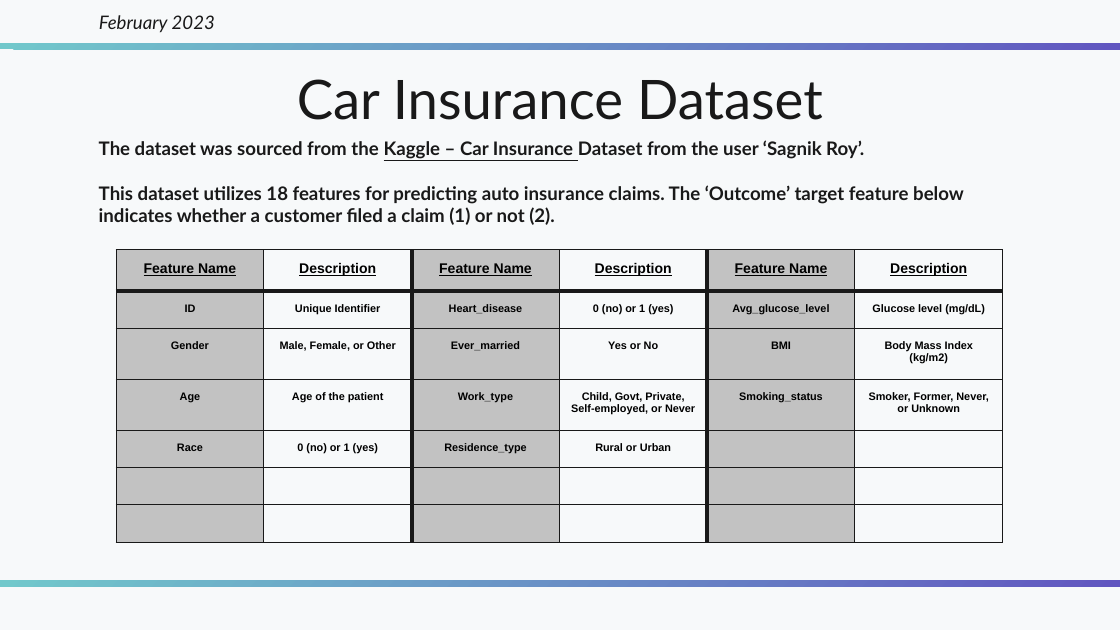
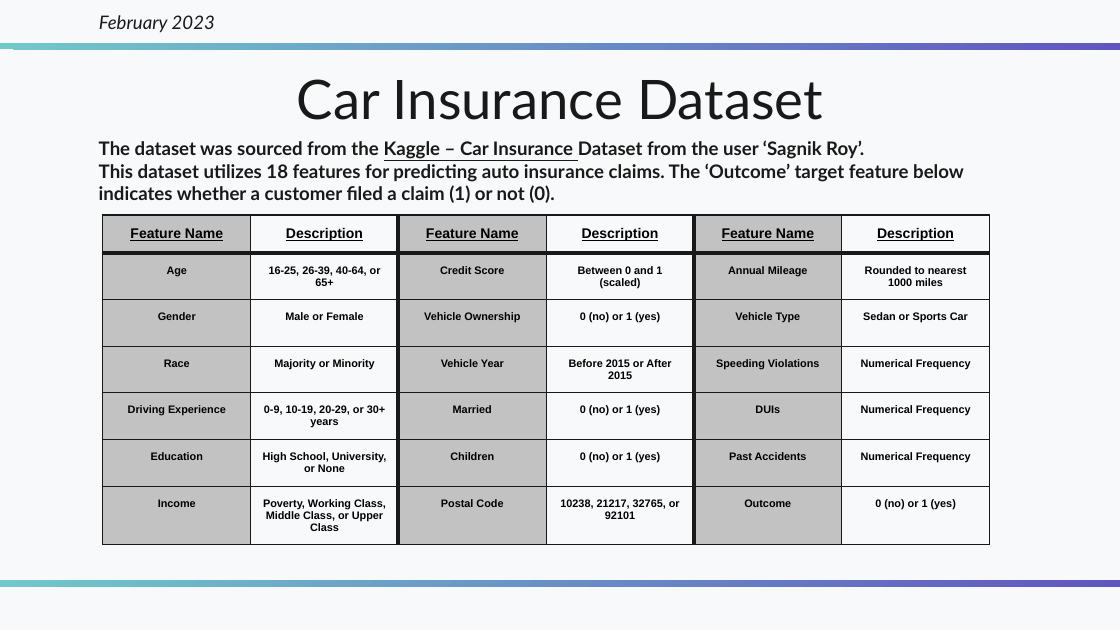
Before and after one commit to Numann-Malik/Auto-Insurance-Claims, a slide deck: slide 3 of Car Insurance - Numann Malik.pptx. Drawn at 1120x630 pixels with LibreOffice and Linux fonts; fonts in the diff are those of the drawing. Boxes give left, top, right and bottom in pixels: in the first picture for what was removed or moved away, otherwise in the second. Text is boxed around its words. In the diff, an @@ line names an element or a change of style, - is before the commit and + after.

```diff
--- a/Car Insurance - Numann Malik.pptx
+++ b/Car Insurance - Numann Malik.pptx
@@ text at [99, 163, 964, 203]: text changed @@
-This dataset utilizes 18 features for predicting auto insurance claims. The ‘Outcome’ target feature below indicates whether a customer filed a claim (1) or not (2).
+This dataset utilizes 18 features for predicting auto insurance claims. The ‘Outcome’ target feature below indicates whether a customer filed a claim (1) or not (0).
@@ table at [103, 215, 990, 557] @@
-row 2: ID | Unique Identifier | Heart_disease | 0 (no) or 1 (yes) | Avg_glucose_level | Glucose level (mg/dL)
+row 2: Age | 16-25, 26-39, 40-64, or 65+ | Credit Score | Between 0 and 1 (scaled) | Annual Mileage | Rounded to nearest 1000 miles
-row 3: Gender | Male, Female, or Other | Ever_married | Yes or No | BMI | Body Mass Index (kg/m2)
+row 3: Gender | Male or Female | Vehicle Ownership | 0 (no) or 1 (yes) | Vehicle Type | Sedan or Sports Car
-row 4: Age | Age of the patient | Work_type | Child, Govt, Private, Self-employed, or Never | Smoking_status | Smoker, Former, Never, or Unknown
+row 4: Race | Majority or Minority | Vehicle Year | Before 2015 or After 2015 | Speeding Violations | Numerical Frequency
-row 5: Race | 0 (no) or 1 (yes) | Residence_type | Rural or Urban |  | 
+row 5: Driving Experience | 0-9, 10-19, 20-29, or 30+ years | Married | 0 (no) or 1 (yes) | DUIs | Numerical Frequency
-row 6:  |  |  |  |  | 
+row 6: Education | High School, University, or None | Children | 0 (no) or 1 (yes) | Past Accidents | Numerical Frequency
-row 7:  |  |  |  |  | 
+row 7: Income | Poverty, Working Class, Middle Class, or Upper Class | Postal Code | 10238, 21217, 32765, or 92101 | Outcome | 0 (no) or 1 (yes)
@@ table: place and size @@
-table at [116, 250, 1004, 542]
+table at [103, 215, 990, 557]
```
Also in this commit, not shown: 1 other slide changed.
